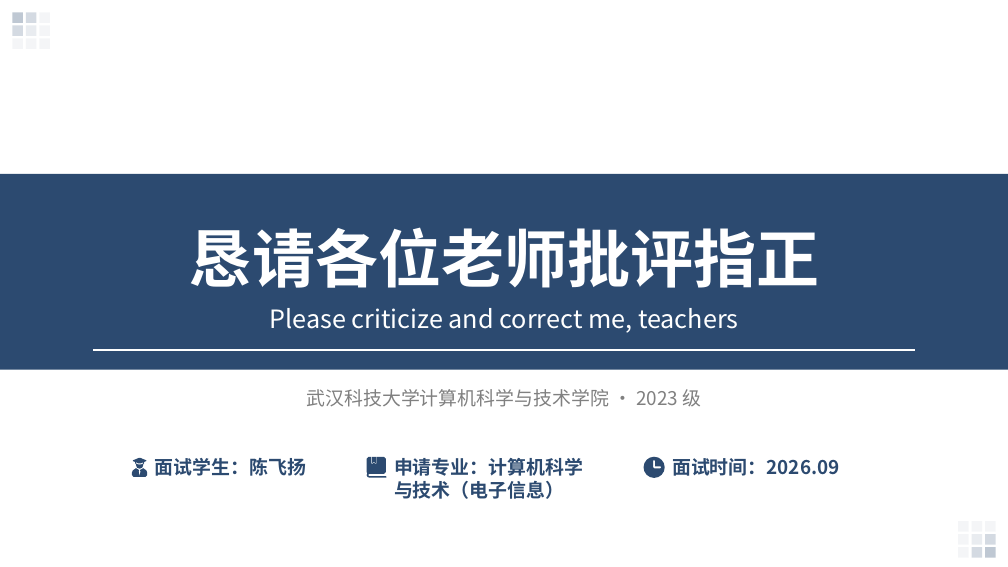
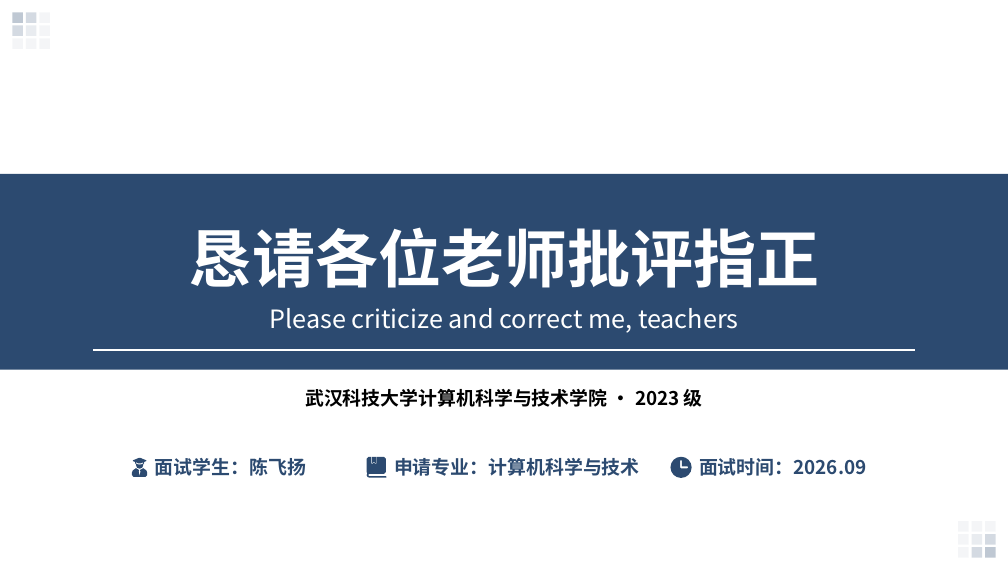
Before and after one commit to xiaofei777/exemption, a slide deck: slide 15 of 面试PPT/历史版本/推免ppt.pptx (slide 18 before the commit). Drawn at 1008x567 pixels with LibreOffice and Linux fonts; fonts in the diff are those of the drawing. Boxes give left, top, right and bottom in pixels: in the first picture for what was removed or moved away, otherwise in the second. Text is boxed around its words. In the diff, an @@ line names an element or a change of style, - is before the commit and + after.

Commit message:
更新武理套磁进度与速填卡信息

```diff
--- a/面试PPT/历史版本/推免ppt.pptx
+++ b/面试PPT/历史版本/推免ppt.pptx
@@ text "武汉科技大学计算机科学与技术学院 · 2023 级" at box(305, 389, 703, 407): text colour #808080 to #000000, bold on @@
@@ text at box(394, 458, 640, 476): text changed @@
-申请专业：计算机科学与技术（电子信息）
+申请专业：计算机科学与技术
@@ freeform shape: place and size @@
-freeform shape at box(644, 457, 665, 478)
+freeform shape at box(671, 457, 692, 478)
@@ text "面试时间：2026.09": place and size @@
-text "面试时间：2026.09" at box(672, 458, 839, 476)
+text "面试时间：2026.09" at box(699, 458, 866, 476)
```
Also in this commit, not shown: 8 other slides changed, 3 slides removed, 4 other files.
